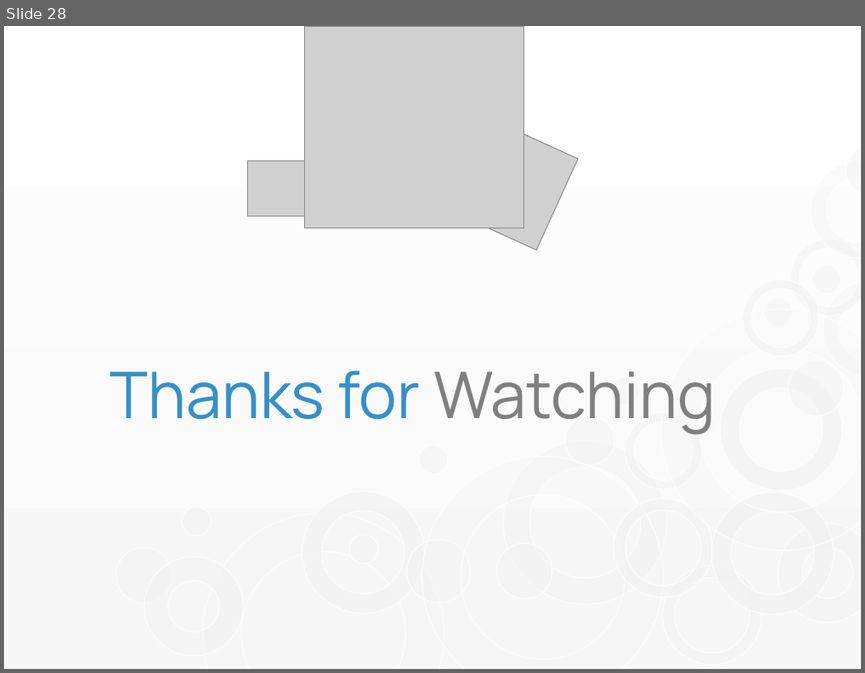
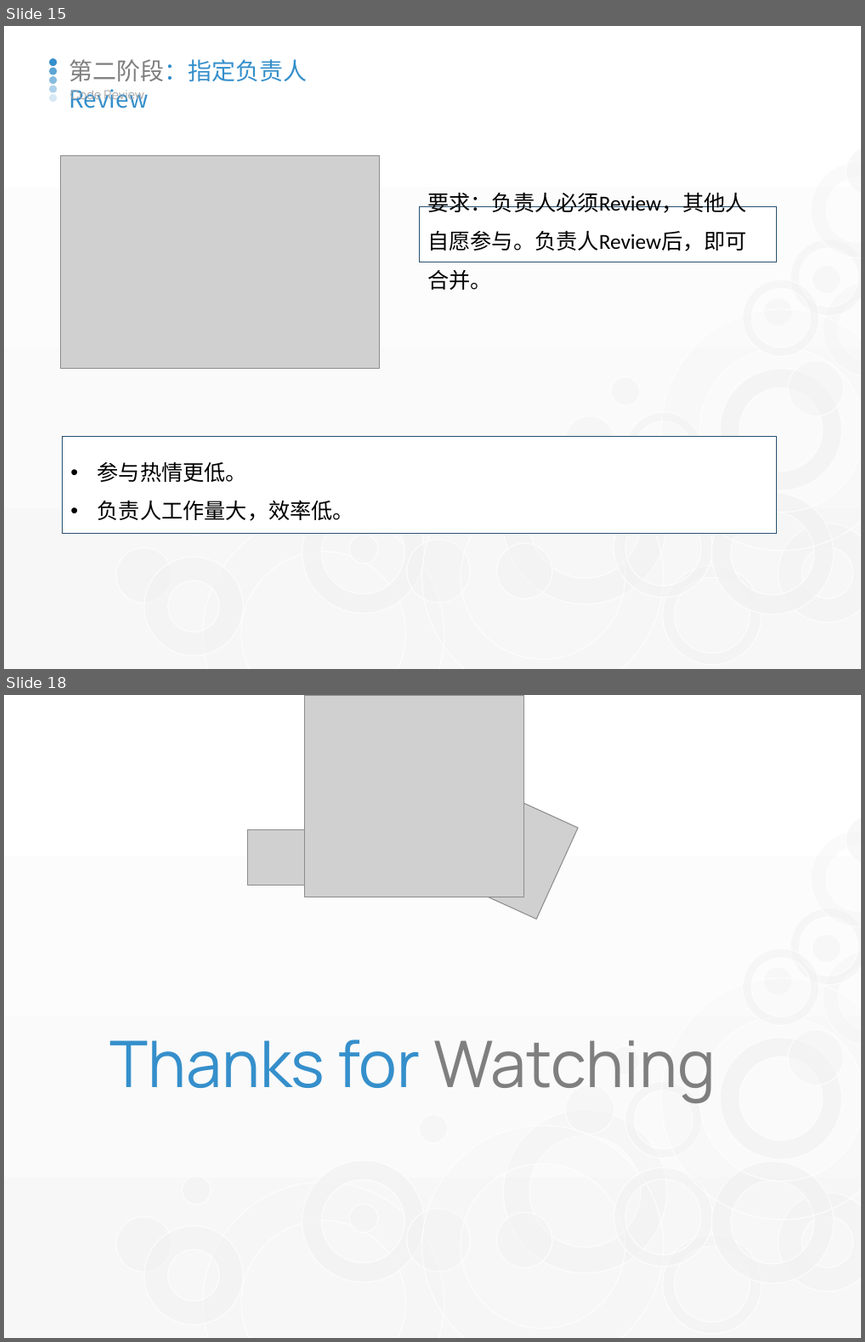
Before and after one commit to watermoonlx/code-review-unit-test, a slide deck: Code Review & Unit Test.pptx. Shown one above the other, each under a label of ours: slide 28 before the commit, slides 15 and 18 after it; the slides between them are not shown. The pictures are 865x673 and 865x1342 pixels, drawn with LibreOffice and Linux fonts; fonts in the diff are those of the drawing; grey boxes stand for pictures. Boxes give left, top, right and bottom in pixels: in the first picture for what was removed or moved away, otherwise in the second. Text is boxed around its words. In the diff, an @@ line names an element or a change of style, - is before the commit and + after.

```diff
--- a/Code Review & Unit Test.pptx
+++ b/Code Review & Unit Test.pptx
@@ slide 15 added at [4, 26, 861, 669], background gradient #FFFFFF to #F7F7F7; not listed: 27 template elements that a slide beside it also shows @@
@@ group added at [49, 58, 57, 102]: 5 ellipses @@
@@ text added at [69, 59, 307, 82], 20 pt, text #358FCB @@
+第二阶段：指定负责人Review
@@ text added at [70, 89, 144, 103], 10.5 pt, text #A6A6A6 @@
+Code Review
@@ picture added at [61, 156, 380, 369] @@
@@ rectangle added at [420, 207, 777, 261], fill #FFFFFF, outline #27506E 0.75 pt, 18 pt, text #000000 @@
+要求：负责人必须Review，其他人自愿参与。负责人Review后，即可合并。
@@ rectangle added at [63, 437, 776, 533], fill #FFFFFF, outline #27506E 0.75 pt, 18 pt, text #000000 @@
+• 参与热情更低。
+• 负责人工作量大，效率低。
@@ what was slide 28 is now slide 18 @@
```
Also in this commit, not shown: 3 slides changed, 11 other slides added, 22 slides removed, 7 other files.
